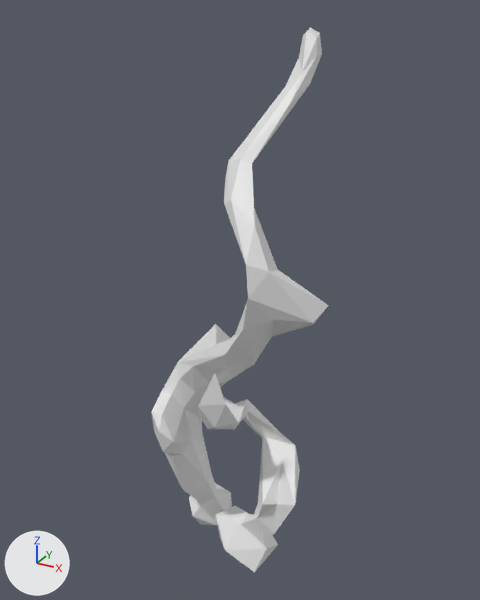
Renders of the FBX model EctoFarm/Content/Assets/Plant/Stage2.fbx from each side of a commit.
Camera for both pictures: a 50 mm lens placed at (1.8, -3.34, 2.3), pointed at (0.09, -0.24, 0.75). The lights are fixed; the arrows at lower left show +X, +Y and +Z. The picture after the commit comes second.

The older version as bpy lines, for what is in view:
```python
me_icosphere_002 = bpy.data.meshes.new('Icosphere.002')
me_icosphere_002.from_pydata(...)  # 42 vertices, 80 faces; spans x -0.05..0.61, y -0.73..-0.13, z -1.08..0.53
me_icosphere_003 = bpy.data.meshes.new('Icosphere.003')
me_icosphere_003.from_pydata(...)  # 124 vertices, 244 faces; spans x -0.37..0.72, y -0.72..0.14, z -1.11..2.21
ob_stage1 = bpy.data.objects.new('Stage1', me_icosphere_002)
ob_stage1.location = (0.0, 0.0, 0.0)
ob_stage2 = bpy.data.objects.new('Stage2', me_icosphere_003)
ob_stage2.location = (0.0, 0.0, 0.0)
```
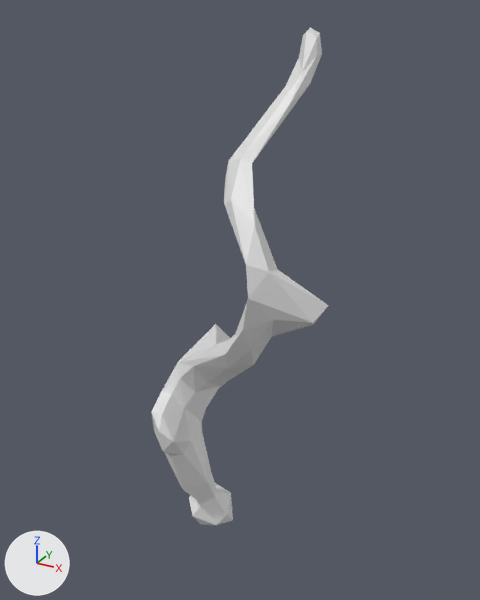
Commit message: Separated stage plant models

What differs and where, as boxes [x1, y1, x2, y2] in the pictures (480 x 600 px):
'Stage1', deleted
    before: [198, 373, 300, 573]

Patch to the scene script:
```diff
--- a/EctoFarm/Content/Assets/Plant/Stage2.fbx.py
+++ b/EctoFarm/Content/Assets/Plant/Stage2.fbx.py
@@ ob_stage1 @@
-ob_stage1 = bpy.data.objects.new('Stage1', me_icosphere_002)
-ob_stage1.location = (0.0, 0.0, 0.0)
```
